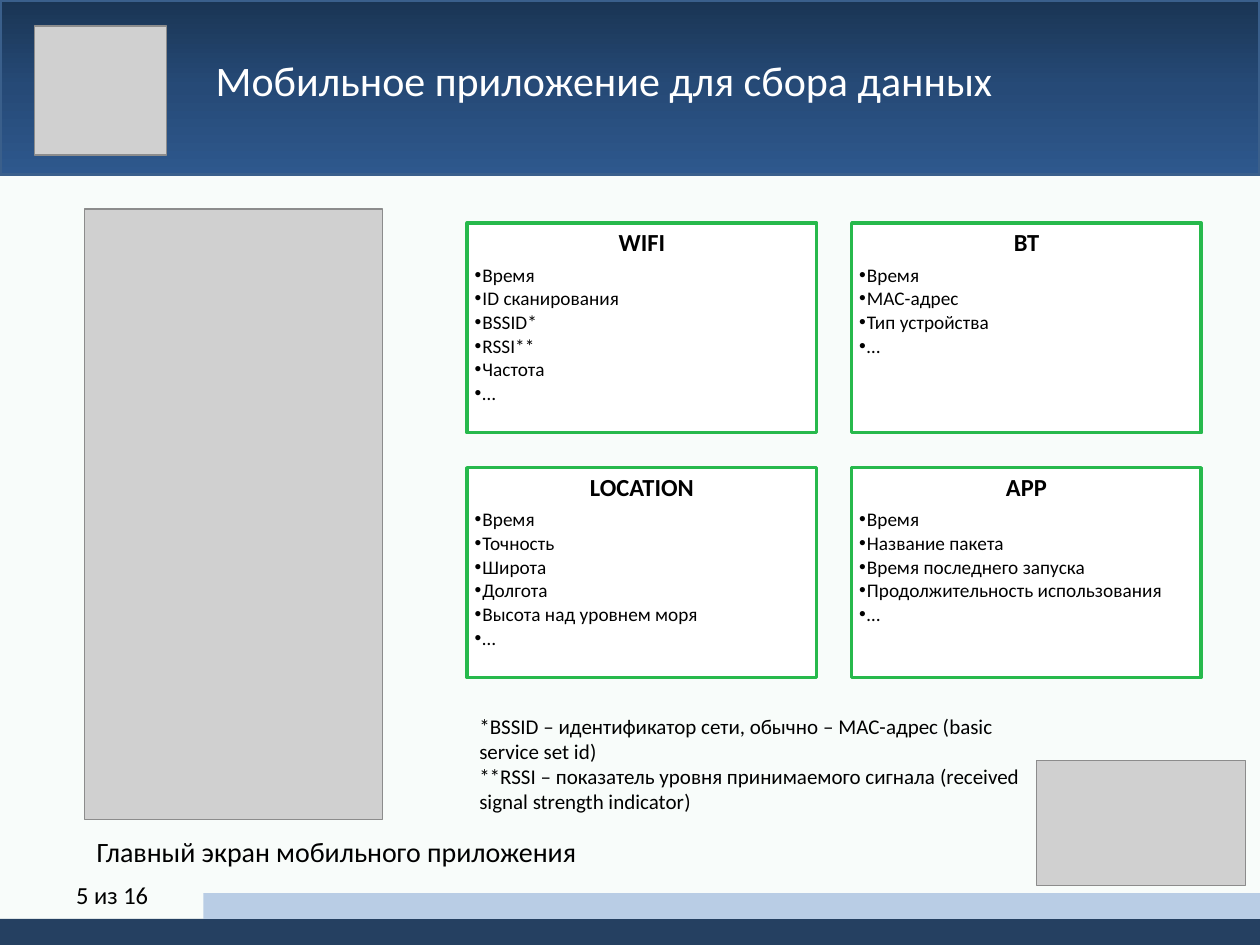
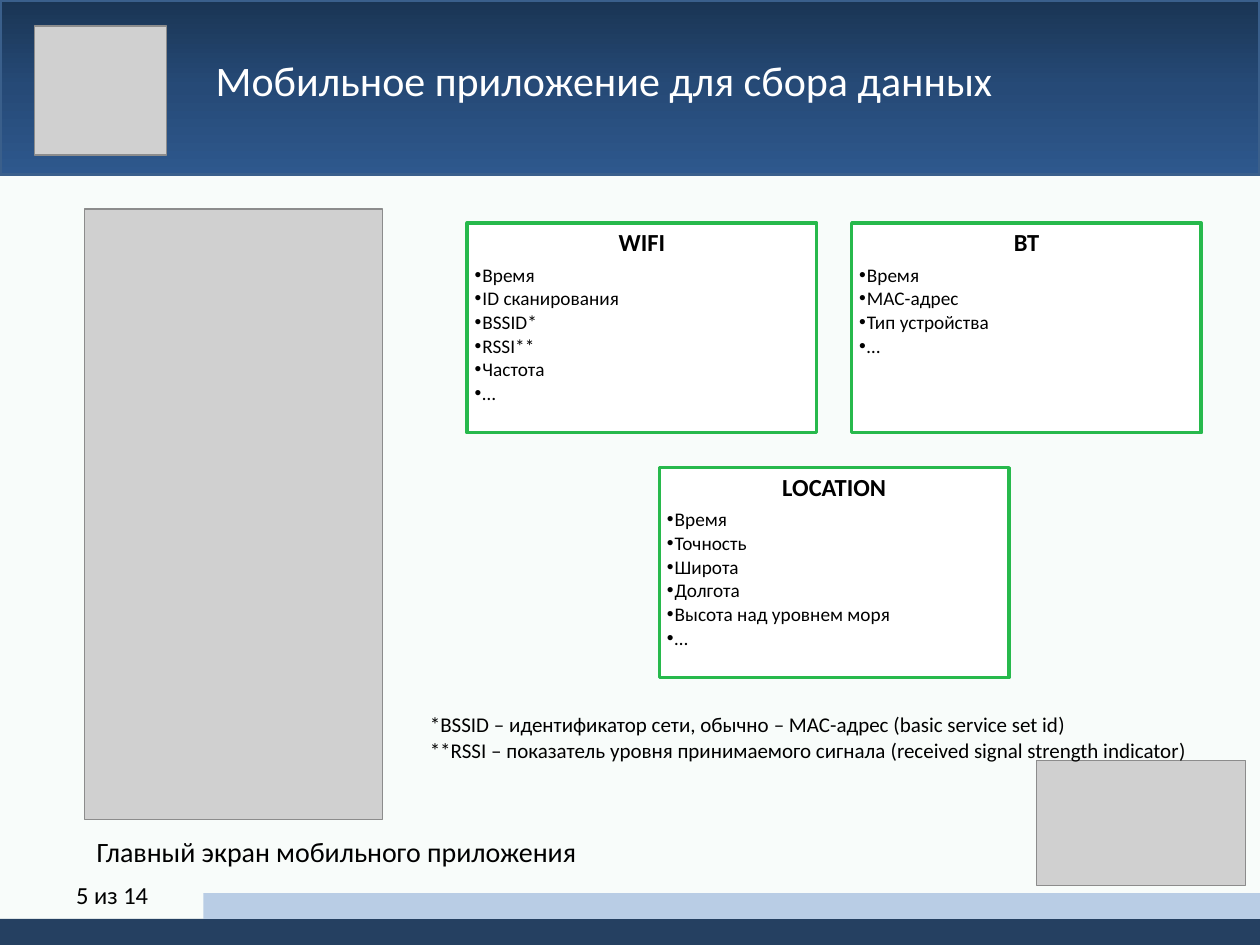
Before and after one commit to yerseg/bachelor_thesis, a slide deck: slide 5 of thesis_presentation.pptx. Drawn at 1260x945 pixels with LibreOffice and Linux fonts; fonts in the diff are those of the drawing; grey boxes stand for pictures. Boxes give left, top, right and bottom in pixels: in the first picture for what was removed or moved away, otherwise in the second. Text is boxed around its words. In the diff, an @@ line names an element or a change of style, - is before the commit and + after.

```diff
--- a/thesis_presentation.pptx
+++ b/thesis_presentation.pptx
@@ text "LOCATION": place and size @@
-text "LOCATION" at <box>475,480,697,625</box>
+text "LOCATION" at <box>667,480,889,625</box>
@@ rectangle: place and size @@
-rectangle at <box>467,467,816,677</box>
+rectangle at <box>659,467,1008,677</box>
@@ rectangle removed at <box>852,467,1201,677</box> @@
@@ text removed at <box>859,480,1162,601</box> @@
-APP
-  • Время
-  • Название пакета
-  • Время последнего запуска
-  • Продолжительность использования
-  • …
@@ text "*BSSID – идентификатор сети, обычно ..." rewrapped from <box>479,719,1019,813</box> to <box>430,717,1185,764</box> @@
@@ page number at <box>76,888,148,904</box>: text changed @@
-5 из 16
+5 из 14
```
Also in this commit, not shown: 8 other slides changed, 2 slides added, 4 slides removed.
